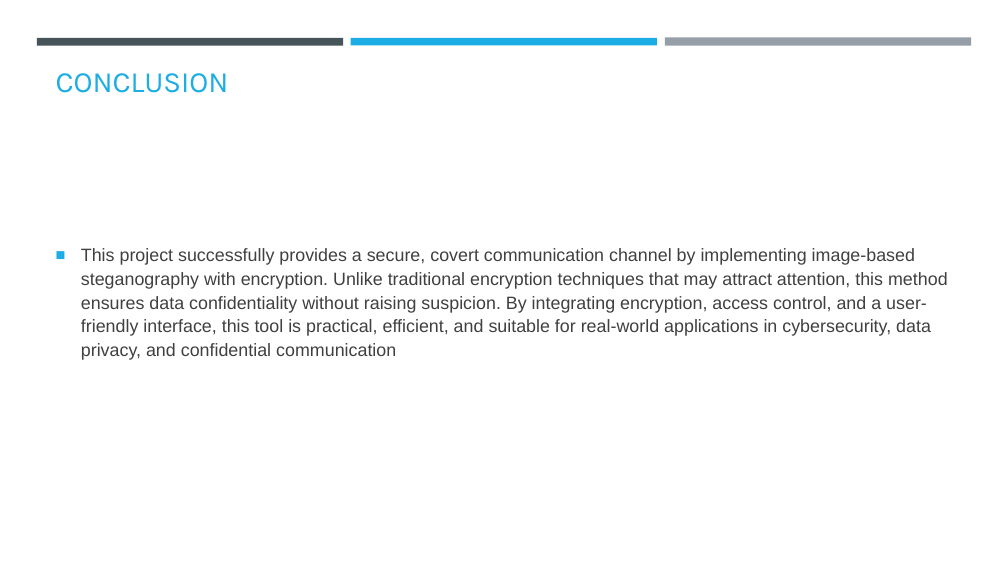
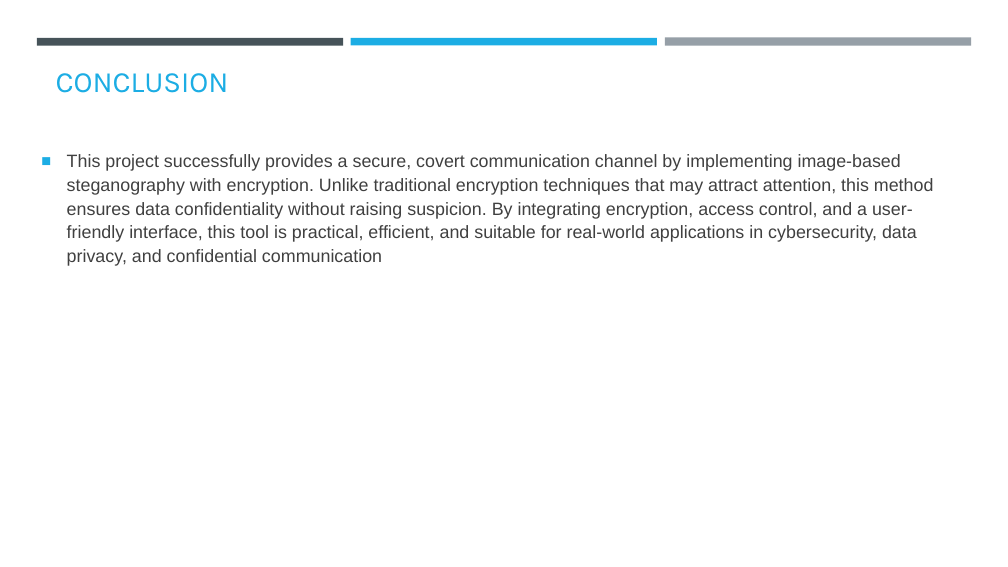
Before and after one commit to A-zhar/Projects-for-AICTE-, a slide deck: slide 11 of stenography.pptx. Drawn at 1008x567 pixels with LibreOffice and Linux fonts; fonts in the diff are those of the drawing; background and template pictures are left out. Boxes give left, top, right and bottom in pixels: in the first picture for what was removed or moved away, otherwise in the second. Text is boxed around its words. In the diff, an @@ line names an element or a change of style, - is before the commit and + after.

```diff
--- a/stenography.pptx
+++ b/stenography.pptx
@@ text "This project successfully provides a ...": place and size @@
-text "This project successfully provides a ..." at [81, 248, 948, 360]
+text "This project successfully provides a ..." at [67, 154, 934, 266]
```
Also in this commit, not shown: 2 other slides changed, 1 slide added, 1 slide removed.
